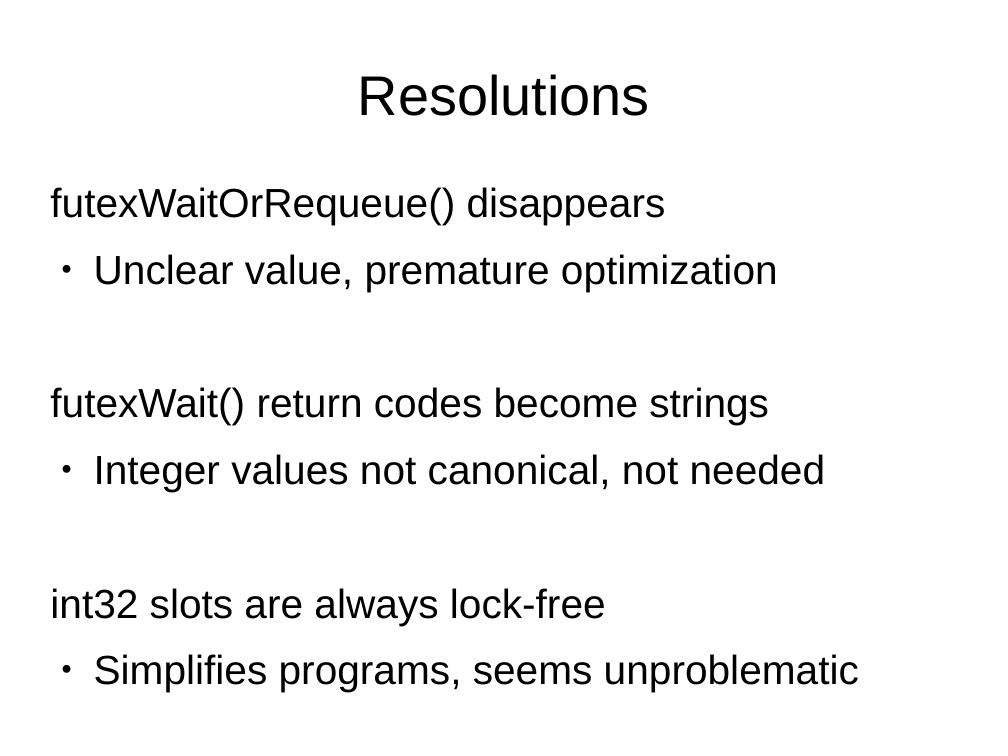
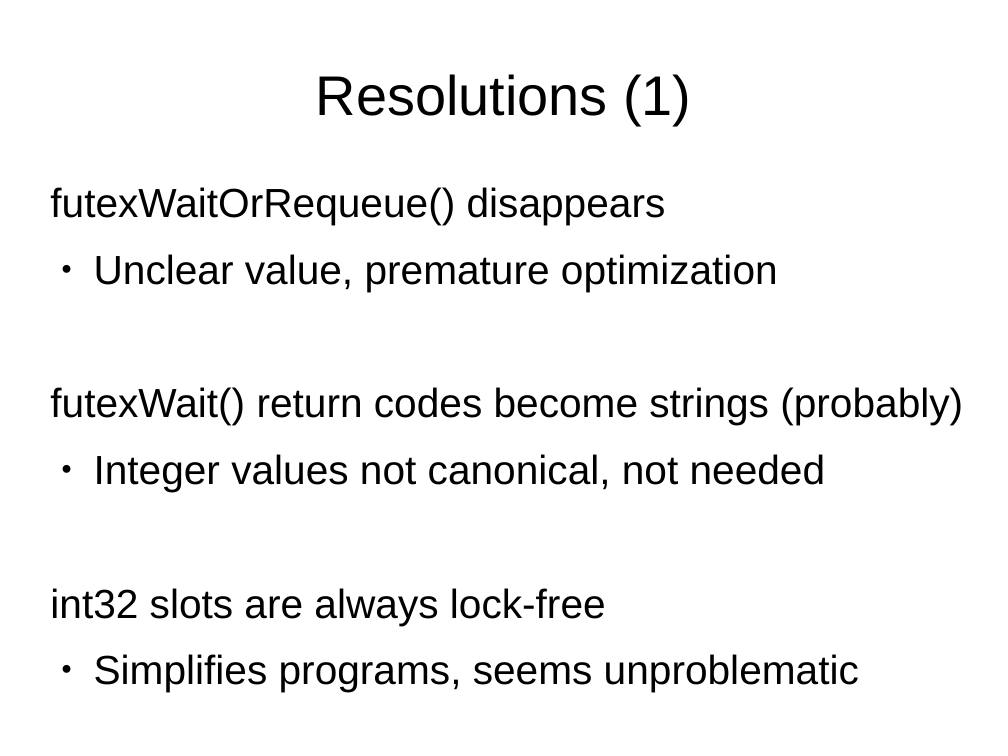
Before and after one commit to tc39/proposal-ecmascript-sharedmem, a slide deck: slide 5 of tc39/sharedmem-mar-2016.odp. Drawn at 1008x756 pixels with LibreOffice and Linux fonts; fonts in the diff are those of the drawing. Boxes give left, top, right and bottom in pixels: in the first picture for what was removed or moved away, otherwise in the second. Text is boxed around its words. In the diff, an @@ line names an element or a change of style, - is before the commit and + after.

```diff
--- a/tc39/sharedmem-mar-2016.odp
+++ b/tc39/sharedmem-mar-2016.odp
@@ title at <box>316,74,691,125</box>: text changed @@
-Resolutions
+Resolutions (1)
@@ text at <box>50,387,963,425</box>: text changed @@
-futexWait() return codes become strings
+futexWait() return codes become strings (probably)
```
Also in this commit, not shown: 10 other slides changed, 4 slides added, 1 other file.
